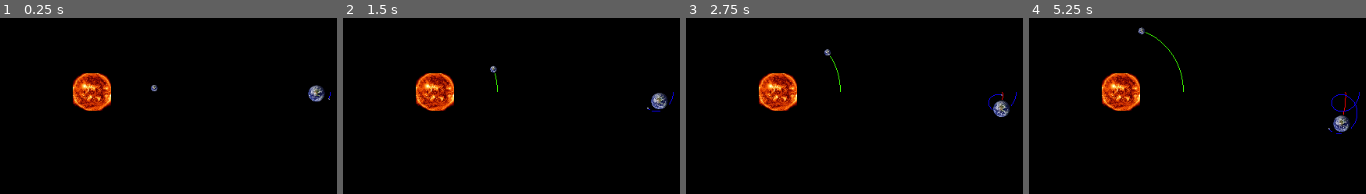
Above: before the commit, frames 1-4 (left to right).
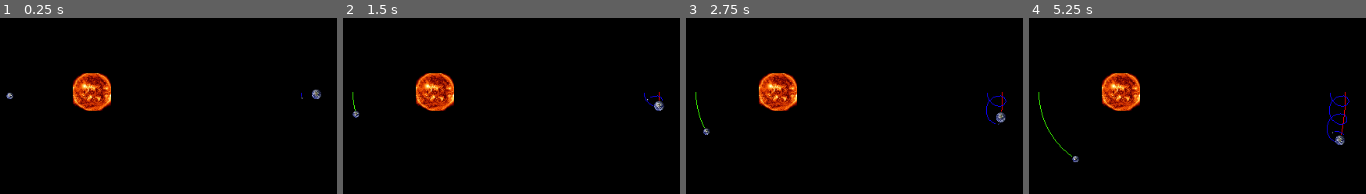
Above: after the commit, the same moments.

Repository: jarkonik/gravity
Game: Godot game, scene res://Main.tscn
Same seed, same stepped clock (60 frames per second), same inputs: the game is played once before the commit and once after it.
Inputs:
- Up to frame 1 (0.25 s): no input
- Up to frame 2 (1.5 s): no input
- Up to frame 3 (2.75 s): no input
- Up to frame 4 (5.25 s): tap Enter at 3.5 s

The runs differ from the first frame. In frame 1, 0.5% of the frame differs, in the area x 1-99%, y 38-48%; in frame 2, 0.7%; in frame 3, 1.0%; in frame 4, 1.6%, in the area x 2-99%, y 5-82%.

Commit message:
impr

Diff:
--- a/Main.tscn
+++ b/Main.tscn
@@ -40,17 +40,19 @@
 [node name="Earth" parent="Planets" index="0" instance=ExtResource( 2 )]
 
 position = Vector2( 1160, 0 )
-scale = Vector2( 0.05, 0.05 )
-velocity = Vector2( 0, 30 )
+scale = Vector2( 0.03, 0.03 )
+velocity = Vector2( 0, 46.6252 )
 mass = 50000
+gravity_parent = NodePath("../Sun")
 
 [node name="Moon" parent="Planets" index="1" instance=ExtResource( 2 )]
 
-position = Vector2( 1230, 0 )
+position = Vector2( 1080, 0 )
 scale = Vector2( 0.005, 0.005 )
-velocity = Vector2( 0, 150 )
+velocity = Vector2( 0, 125 )
 mass = 500
 path_color = Color( 0.0546875, 0, 1, 1 )
+gravity_parent = NodePath("../Earth")
 
 [node name="Sun" parent="Planets" index="2" instance=ExtResource( 2 )]
 
@@ -59,10 +61,11 @@
 mass = 100000
 is_static = true
 
-[node name="Mercury" parent="Planets" index="3" instance=ExtResource( 2 )]
+[node name="Venus" parent="Planets" index="3" instance=ExtResource( 2 )]
 
-position = Vector2( 330, 0 )
+position = Vector2( -410, 0 )
 scale = Vector2( 0.02, 0.02 )
-velocity = Vector2( 0, -80 )
-mass = 2000
+velocity = Vector2( 0, 77.1517 )
+mass = 10000
 path_color = Color( 0.242188, 1, 0, 1 )
+gravity_parent = NodePath("../Sun")
--- a/Planet.gd
+++ b/Planet.gd
@@ -1,3 +1,4 @@
+tool
 extends Sprite
 
 # class member variables go here, for example:
@@ -11,11 +12,23 @@
 export var is_static = false
 export var gravity_source = true
 export var path_color = Color(1, 0, 0)
+export var set_orbit_velocity = false setget set_orbit_velocity
+export(NodePath) var gravity_parent = null
 
-const GRAV_CONST = 20
+const GRAV_CONST = 25
 
 var path = []
 const PATH_COLOR = PoolColorArray([Color(1.0, 0.0, 0.0)])
+
+func orbit_velocity():
+	var parent = get_node(gravity_parent)
+	var r = (position - parent.position).length()
+	var vel = sqrt((GRAV_CONST * parent.mass) / r)
+	return Vector2(0, vel)
+
+func set_orbit_velocity(value):
+	if gravity_parent && value:
+		velocity = orbit_velocity()
 
 func _ready():
 	# Called every time the node is added to the scene.
@@ -43,7 +56,7 @@
 	return force
 
 func _physics_process(delta):
-	if is_static:
+	if is_static || Engine.is_editor_hint():
 		return
 
 	acceleration = force() / mass;
@@ -51,9 +64,11 @@
 	var new_acceleration = force() / mass;
 	velocity += delta * (acceleration + new_acceleration) / 2;
 
-	if path.size() > 10000:
+
+	if path.size() > 500:
 		path.pop_front()
-	path.append(position)
+	if path.size() == 0 || (path[path.size() - 1] - position).length() > 20:
+		path.append(position)
 
 #func _process(delta):
 #	# Called every frame. Delta is time since last frame.
--- a/Planet.tscn
+++ b/Planet.tscn
@@ -15,3 +15,5 @@
 is_static = false
 gravity_source = true
 path_color = Color( 1, 0, 0, 1 )
+set_orbit_velocity = false
+gravity_parent = null
Binary file added: images.jpg
Not shown, added: images.jpg.import
